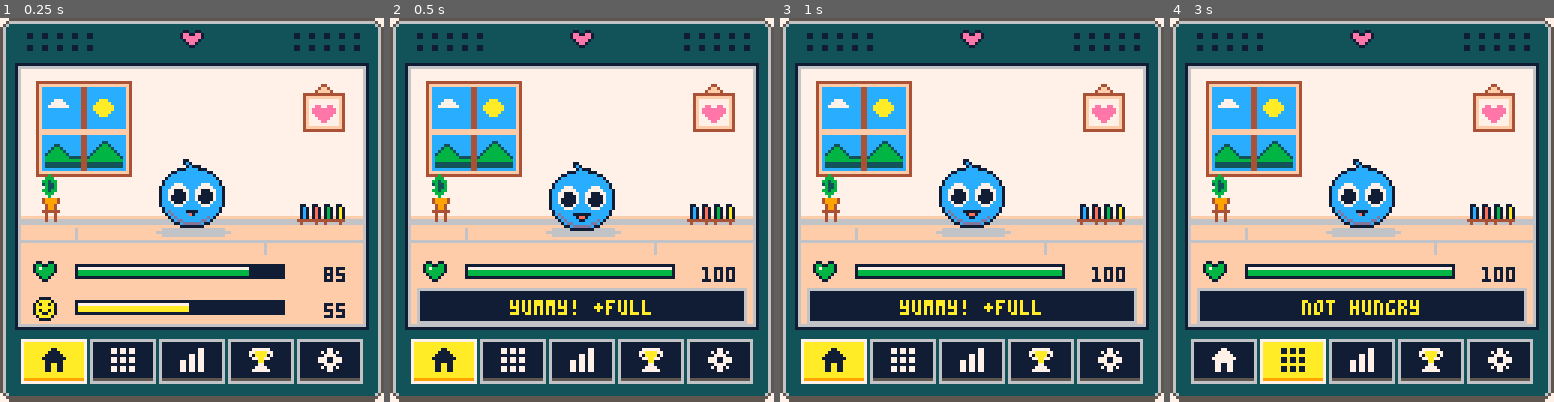
Above: before the commit, frames 1-4 (left to right).
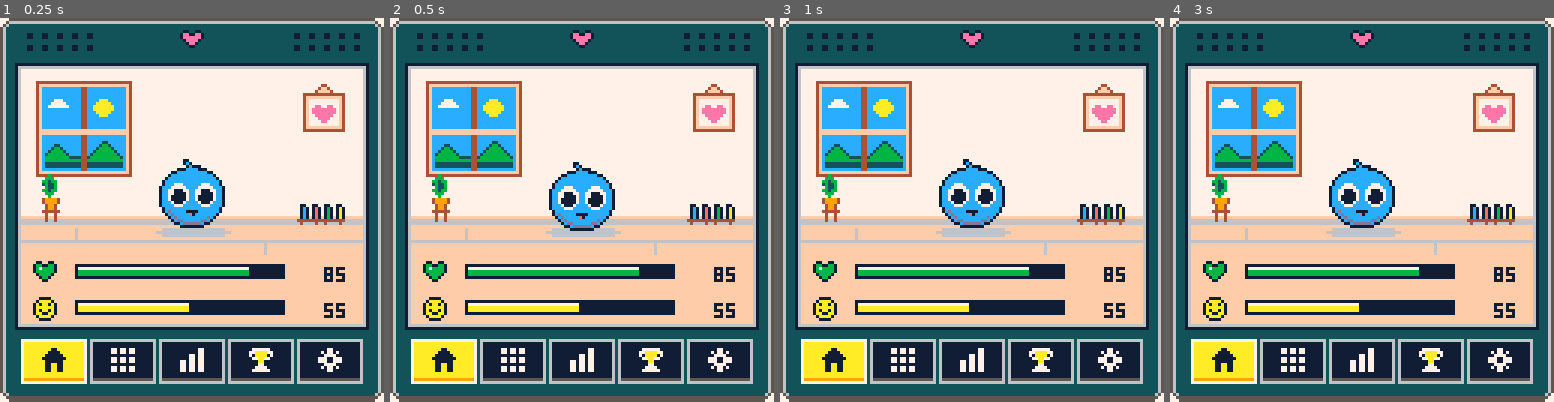
Above: after the commit, the same moments.

Repository: farrukh-mirzazade/LinesGotchi-PICO8
Game: PICO-8 cartridge carts/linesgotchi.p8
Two runs of this game, one before a commit and one after it. Both use one fixed random seed, a clock stepped at 60 frames per second and the inputs below.
Inputs:
- Up to frame 1 (0.25 s): no input
- Up to frame 2 (0.5 s): tap X (X key) at 0.33 s
- Up to frame 3 (1 s): tap O (Z key) at 0.7 s
- Up to frame 4 (3 s): tap X (X key) at 1.07, 1.85, 2.97 s; hold Right 1.6-2.1 s; tap O (Z key) every 0.4 s from 1.7 to 2.9 s; hold Up 2.15-2.42 s; hold Right from 2.47 s (still down)

Frame 1 is identical in both runs. In frame 2, 6.9% of the frame differs, in the area x 7-93%, y 50-80%; in frame 3, 6.9%; in frame 4, 11%, in the area x 5-93%, y 64-96%.

Commit message:
Restrict feeding to care screen and remove X feed binding

Diff:
--- a/carts/linesgotchi.p8
+++ b/carts/linesgotchi.p8
@@ -209,25 +209,27 @@
 end
 
 function update_pet()
+ if btnp(5) then return end
  if btnp(0) then menu_i=max(1,menu_i-1) play_sound(0) end
  if btnp(1) then menu_i=min(5,menu_i+1) play_sound(0) end
  if btnp(4) then
   open_menu()
  end
- if btnp(5) then feed_pet() end
 end
 
 function open_menu()
  if menu_i==1 then show_pet()
  elseif menu_i==2 then start_lines()
- elseif menu_i==3 then scr=s_stats
+ elseif menu_i==3 then scr=s_stats stats_i=0
  elseif menu_i==4 then scr=s_records
  elseif menu_i==5 then scr=s_settings
  end
 end
 
 function feed_pet()
- if pet.eating_t>0 then
+ if pet.sleeping_t>0 then
+  set_msg("let me sleep",30)
+ elseif pet.eating_t>0 then
   set_msg("still eating",20)
  elseif pet.hunger<=0 then
   set_msg("not hungry",30)
@@ -497,16 +499,17 @@
 end
 
 function update_stats()
- if btnp(2) then stats_i=max(1,stats_i-1) play_sound(0) end
+ if btnp(5) then show_pet() return end
+ if btnp(2) then stats_i=max(0,stats_i-1) play_sound(0) end
  if btnp(3) then stats_i=min(2,stats_i+1) play_sound(0) end
  if btnp(0) then menu_i=max(1,menu_i-1) play_sound(0) end
  if btnp(1) then menu_i=min(5,menu_i+1) play_sound(0) end
  if btnp(4) then
   if menu_i~=3 then open_menu()
+  elseif stats_i==0 then feed_pet()
   elseif stats_i==1 then use_toilet()
   else put_pet_to_sleep() end
  end
- if btnp(5) then show_pet() end
 end
 
 function use_toilet()
@@ -523,7 +526,9 @@
 end
 
 function put_pet_to_sleep()
- if pet.sleeping_t>0 then
+ if pet.eating_t>0 then
+  set_msg("still eating",20)
+ elseif pet.sleeping_t>0 then
   set_msg("already asleep",30)
  elseif not pet.sleep_ready then
   set_msg("already rested",30)
@@ -852,6 +857,7 @@
   right_number(vals[i],80,y+2,7)
  end
  inner_screen(89,15,122,42,1)
+ if stats_i==0 then rect(89,15,122,42,10) end
  spr(84,94,20)
  right_number(pet.tomatoes,117,31,7)
  panel(89,46,122,73,1,stats_i==1 and 10 or 6)
Not shown, changed: docs/00_INDEX.md
Not shown, changed: docs/04_GOTCHI.md
Not shown, changed: docs/10_DEVELOPMENT_LOG.md
Not shown, changed: docs/11_FUNCTIONAL_AUDIT.md
Not shown, changed: scripts/check_native.py
